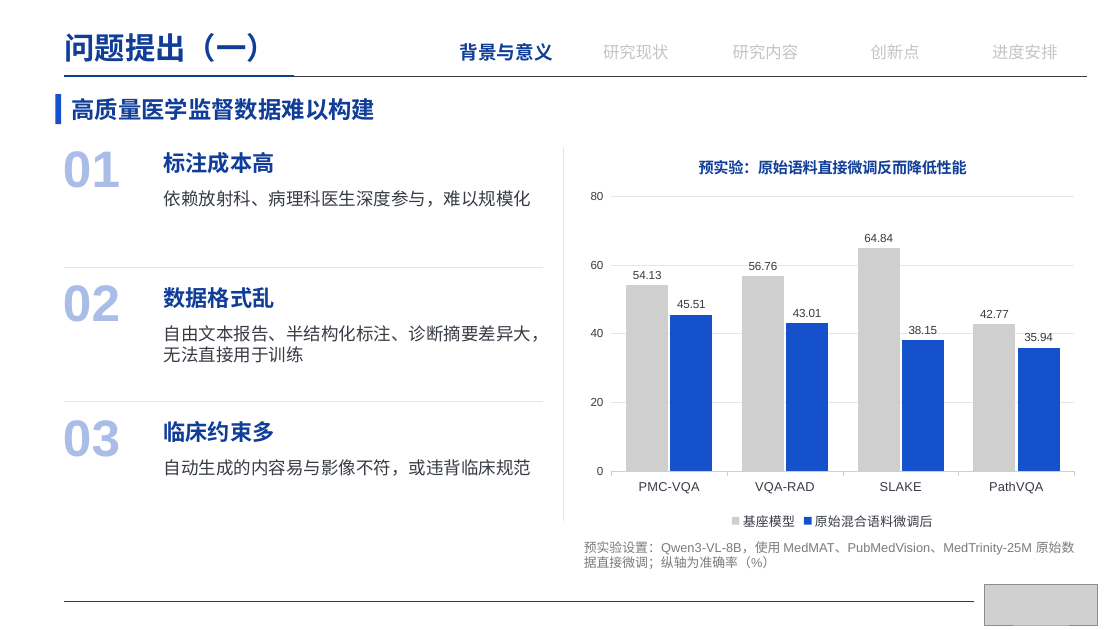
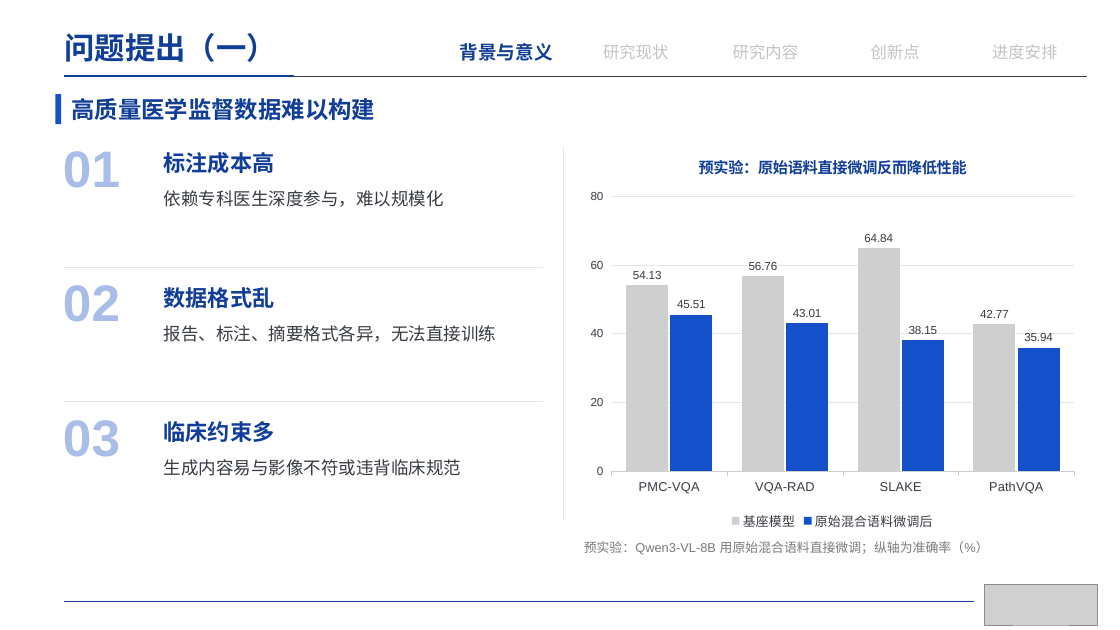
Before and after one commit to irving-2222/Graduation-Thesis, a slide deck: slide 5 of 开题答辩.pptx. Drawn at 1120x630 pixels with LibreOffice and Linux fonts; fonts in the diff are those of the drawing; grey boxes stand for pictures. Boxes give left, top, right and bottom in pixels: in the first picture for what was removed or moved away, otherwise in the second. Text is boxed around its words. In the diff, an @@ line names an element or a change of style, - is before the commit and + after.

```diff
--- a/开题答辩.pptx
+++ b/开题答辩.pptx
@@ text at box(164, 190, 444, 207): text changed @@
-依赖放射科、病理科医生深度参与，难以规模化
+依赖专科医生深度参与，难以规模化
@@ text at box(164, 325, 496, 342): text changed @@
-自由文本报告、半结构化标注、诊断摘要差异大，无法直接用于训练
+报告、标注、摘要格式各异，无法直接训练
@@ text at box(164, 459, 461, 476): text changed @@
-自动生成的内容易与影像不符，或违背临床规范
+生成内容易与影像不符或违背临床规范
@@ text at box(584, 541, 989, 555): text changed @@
-预实验设置：Qwen3-VL-8B，使用 MedMAT、PubMedVision、MedTrinity-25M 原始数据直接微调；纵轴为准确率（%）
+预实验：Qwen3-VL-8B 用原始混合语料直接微调；纵轴为准确率（%）
```
Also in this commit, not shown: 12 other slides changed, 1 other file.
